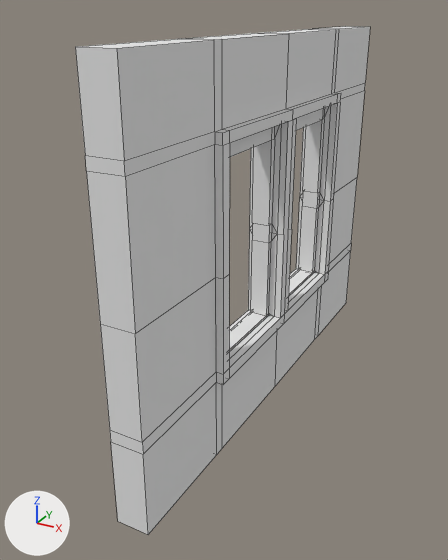
What one commit did to the Blender file Meshes/SM_WallWithWindowDetail.blend.
Before and after are seen from a 50 mm camera at (2.16, -4.45, 3.17) aimed at (-0.1, -0.33, 1.11). The lights are fixed; the arrows at lower left show +X, +Y and +Z. Mesh edges are drawn as thin lines.

The first picture shows 'WallWithWindowDetailed'.
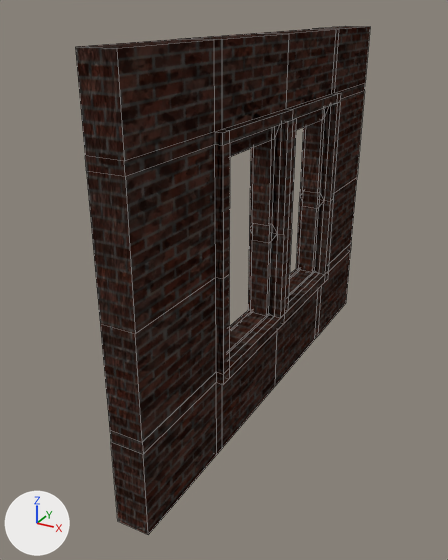
Patch to the scene script:
```diff
--- a/Meshes/SM_WallWithWindowDetail.blend.py
+++ b/Meshes/SM_WallWithWindowDetail.blend.py
@@ img_texturescom_genericbricks_1024_albedo_tiff @@
+img_texturescom_genericbricks_1024_albedo_tiff = load_image('TexturesCom_GenericBricks_1024_albedo.tiff', '../Textures/TexturesCom_GenericBricks_1024_albedo.tiff', 1024, 1024, 'sRGB')
@@ mat_material @@
 mat_material = bpy.data.materials.new('Material')
-# nodes: BsdfDiffuse, OutputMaterial
+# nodes: BsdfDiffuse, Bump, OutputMaterial, TexImage, TexNoise
+# uses the picture img_texturescom_genericbricks_1024_albedo_tiff
```

What differs and where, as boxes (x1, y1, x2, y2) in the pictures (448 x 560 px):
'WallWithWindowDetailed', surface changed: (75, 26, 370, 535) in both
